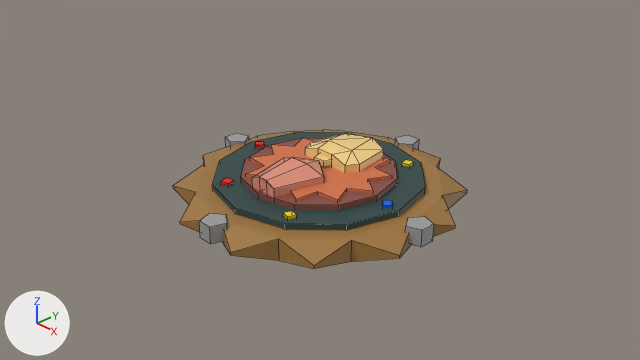
Two versions of the Blender file Visual Project FIles/compass shield thing.blend, one commit apart.
The view is the same before and after, from the file's camera 'Camera'. Arrows for +X, +Y and +Z are at lower left; the lights stay in place. Mesh edges are drawn as thin lines.
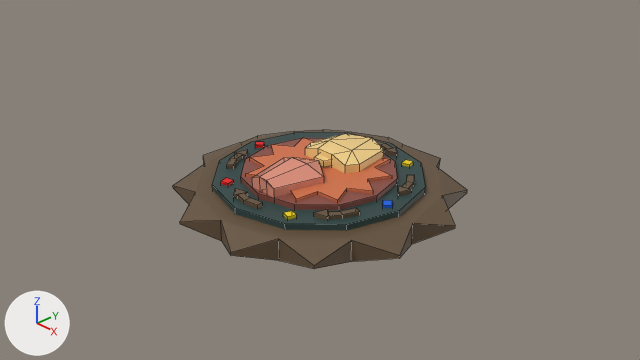
Where the change shows, as pixel boxes [x1, y1, x2, y2] in the pictures (640 x 360 px):
'Cylinder.007', recoloured: [173, 130, 467, 269] in both
'Cylinder.011', hidden: before [406, 216, 434, 247]
'Cylinder.010', hidden: before [199, 213, 227, 244]
'arrow.004', added: after [314, 208, 360, 221]
'arrow.002', added: after [234, 188, 263, 209]
'Cylinder.008', hidden: before [395, 135, 419, 150]
'Cylinder.009', hidden: before [225, 133, 249, 147]
'arrow.001', added: after [398, 175, 414, 196]
'arrow.003', added: after [227, 149, 248, 169]
'arrow', added: after [375, 140, 397, 156]

Patch to the scene script:
```diff
--- a/Visual Project FIles/compass shield thing.blend.py
+++ b/Visual Project FIles/compass shield thing.blend.py
@@ mat_material_007 @@
 mat_material_007 = principled_material('Material.007')
-mat_material_007.base_color = (0.352, 0.181, 0.0467)  # brown #a0763d
+mat_material_007.base_color = (0.131, 0.0824, 0.0432)  # brown #65513b
@@ me_cube_020 @@
+me_cube_020.from_pydata(...)  # 18 vertices, 17 faces; spans x -1.05..1.57, y -2.68..1.25, z -2.04..1.0
+me_cube_020.materials.append(mat_material_007)  # brown #65513b
@@ ob_cylinder_008 @@
 ob_cylinder_008.scale = (0.173, 0.173, 1.24)
+ob_cylinder_008.hide_render = True
@@ ob_cylinder_009 @@
 ob_cylinder_009.scale = (0.173, 0.173, 1.24)
+ob_cylinder_009.hide_render = True
@@ ob_cylinder_010 @@
 ob_cylinder_010.scale = (0.173, 0.173, 1.24)
+ob_cylinder_010.hide_render = True
@@ ob_cylinder_011 @@
 ob_cylinder_011.scale = (0.173, 0.173, 1.24)
+ob_cylinder_011.hide_render = True
@@ ob_arrow_004 @@
+ob_arrow_004 = bpy.data.objects.new('arrow.004', me_cube_020)
+ob_arrow_004.location = (1.004, -0.592, -0.001)
+ob_arrow_004.rotation_euler = (0.0, 0.0, -2.094)  # degrees (0, 0, -120)
+ob_arrow_004.scale = (0.201, 0.0459, 0.0769)
@@ ob_arrow_003 @@
+ob_arrow_003 = bpy.data.objects.new('arrow.003', me_cube_020.copy())
+ob_arrow_003.location = (-1.015, -0.574, -0.001)
+ob_arrow_003.rotation_euler = (0.0, 0.0, -4.189)  # degrees (0, 0, -240)
+ob_arrow_003.scale = (0.201, 0.0459, 0.0769)
@@ ob_arrow_002 @@
+ob_arrow_002 = bpy.data.objects.new('arrow.002', me_cube_020.copy())
+ob_arrow_002.location = (-0.011, -1.166, -0.001)
+ob_arrow_002.rotation_euler = (0.0, 0.0, -3.142)  # degrees (0, 0, -180)
+ob_arrow_002.scale = (0.201, 0.0459, 0.0769)
@@ ob_arrow_001 @@
+ob_arrow_001 = bpy.data.objects.new('arrow.001', me_cube_020.copy())
+ob_arrow_001.location = (1.015, 0.574, -0.001)
+ob_arrow_001.rotation_euler = (0.0, 0.0, -1.047)  # degrees (0, 0, -60)
+ob_arrow_001.scale = (0.201, 0.0459, 0.0769)
@@ ob_arrow @@
+ob_arrow = bpy.data.objects.new('arrow', me_cube_020.copy())
+ob_arrow.location = (0.011, 1.166, -0.001)
+ob_arrow.scale = (0.201, 0.0459, 0.0769)
```
